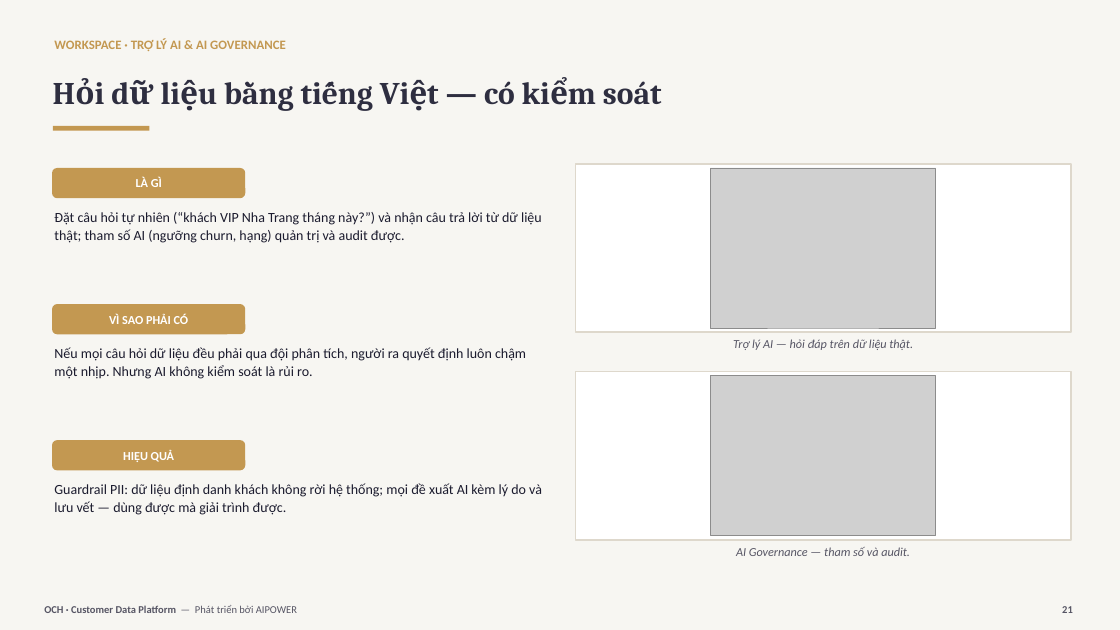
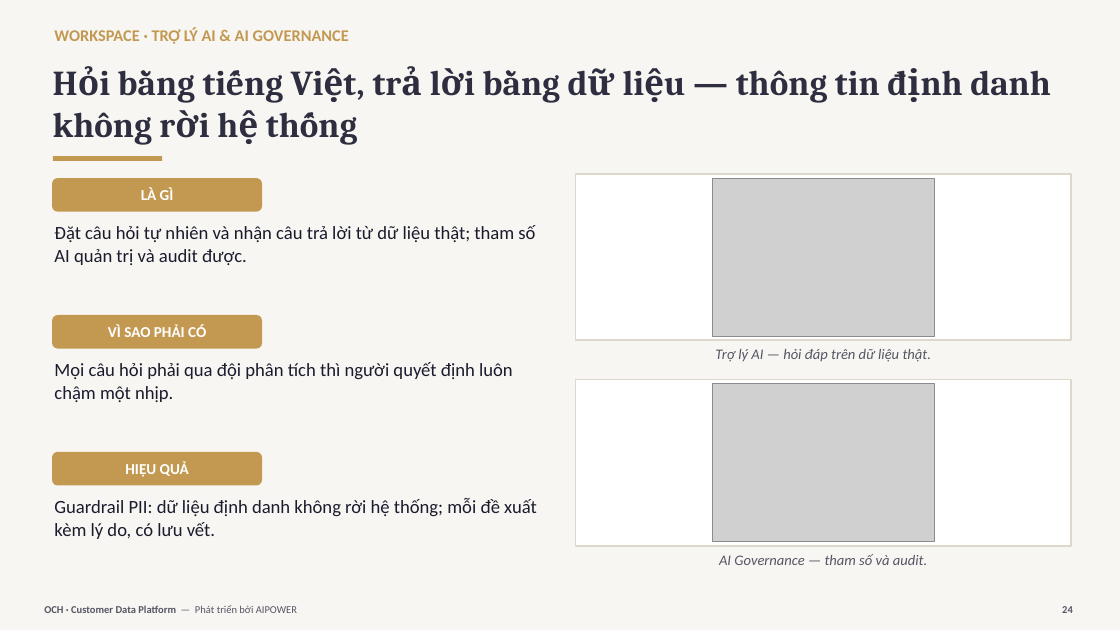
Before and after one commit to trungtm78/AICDP, a slide deck: slide 24 of docs/OCH-CDP-Gioi-thieu.pptx (slide 21 before the commit). Drawn at 1120x630 pixels with LibreOffice and Linux fonts; fonts in the diff are those of the drawing; grey boxes stand for pictures. Boxes give left, top, right and bottom in pixels: in the first picture for what was removed or moved away, otherwise in the second. Text is boxed around its words. In the diff, an @@ line names an element or a change of style, - is before the commit and + after.

```diff
--- a/docs/OCH-CDP-Gioi-thieu.pptx
+++ b/docs/OCH-CDP-Gioi-thieu.pptx
@@ text "WORKSPACE · TRỢ LÝ AI ...": place and size @@
-text "WORKSPACE · TRỢ LÝ AI ..." at <box>54,38,286,51</box>
+text "WORKSPACE · TRỢ LÝ AI ..." at <box>54,27,349,44</box>
@@ text "WORKSPACE · TRỢ LÝ AI ..." at <box>54,27,349,44</box>: size 11 to 14 pt @@
@@ text at <box>53,70,1050,145</box>: text changed; size 27 to 30 pt @@
-Hỏi dữ liệu bằng tiếng Việt — có kiểm soát
+Hỏi bằng tiếng Việt, trả lời bằng dữ liệu — thông tin định danh không rời hệ thống
@@ text "LÀ GÌ": place and size @@
-text "LÀ GÌ" at <box>136,177,162,187</box>
+text "LÀ GÌ" at <box>141,187,174,200</box>
@@ rounded rectangle: place and size @@
-rounded rectangle at <box>52,168,245,198</box>
+rounded rectangle at <box>52,178,262,212</box>
@@ rectangle: place and size @@
-rectangle at <box>53,126,150,131</box>
+rectangle at <box>53,156,162,161</box>
@@ 2 pictures, 2 rectangles, 1 text: place and size @@
-2 pictures, 2 rectangles, 1 text at <box>576,164,1071,539</box>
+2 pictures, 2 rectangles, 1 text at <box>576,174,1071,546</box>
@@ text at <box>54,225,535,265</box>: text changed; size 12 to 16 pt @@
-Đặt câu hỏi tự nhiên (“khách VIP Nha Trang tháng này?”) và nhận câu trả lời từ dữ liệu thật; tham số AI (ngưỡng churn, hạng) quản trị và audit được.
+Đặt câu hỏi tự nhiên và nhận câu trả lời từ dữ liệu thật; tham số AI quản trị và audit được.
@@ text "VÌ SAO PHẢI CÓ": place and size @@
-text "VÌ SAO PHẢI CÓ" at <box>109,313,189,324</box>
+text "VÌ SAO PHẢI CÓ" at <box>108,324,206,337</box>
@@ rounded rectangle: place and size @@
-rounded rectangle at <box>52,304,245,334</box>
+rounded rectangle at <box>52,315,262,349</box>
@@ text "Trợ lý AI — hỏi ..." at <box>715,349,931,362</box>: size 10.5 to 12.5 pt @@
@@ text at <box>54,362,513,402</box>: text changed; size 12 to 16 pt @@
-Nếu mọi câu hỏi dữ liệu đều phải qua đội phân tích, người ra quyết định luôn chậm một nhịp. Nhưng AI không kiểm soát là rủi ro.
+Mọi câu hỏi phải qua đội phân tích thì người quyết định luôn chậm một nhịp.
@@ size 10.5 to 13 pt in 3 elements at <box>141,187,174,200</box>, <box>108,324,206,337</box>, <box>125,461,189,477</box> @@
@@ text "HIỆU QUẢ": place and size @@
-text "HIỆU QUẢ" at <box>123,450,174,462</box>
+text "HIỆU QUẢ" at <box>125,461,189,477</box>
@@ rounded rectangle: place and size @@
-rounded rectangle at <box>52,440,245,471</box>
+rounded rectangle at <box>52,452,262,486</box>
@@ text at <box>54,498,537,539</box>: text changed; size 12 to 16 pt @@
-Guardrail PII: dữ liệu định danh khách không rời hệ thống; mọi đề xuất AI kèm lý do và lưu vết — dùng được mà giải trình được.
+Guardrail PII: dữ liệu định danh không rời hệ thống; mỗi đề xuất kèm lý do, có lưu vết.
@@ text "AI Governance — tham số ..." at <box>719,554,927,565</box>: size 10.5 to 12.5 pt @@
@@ text at <box>1062,606,1073,613</box>: text changed @@
-21
+24
```
Also in this commit, not shown: 42 other slides changed, 1 slide added, 1 slide removed.
